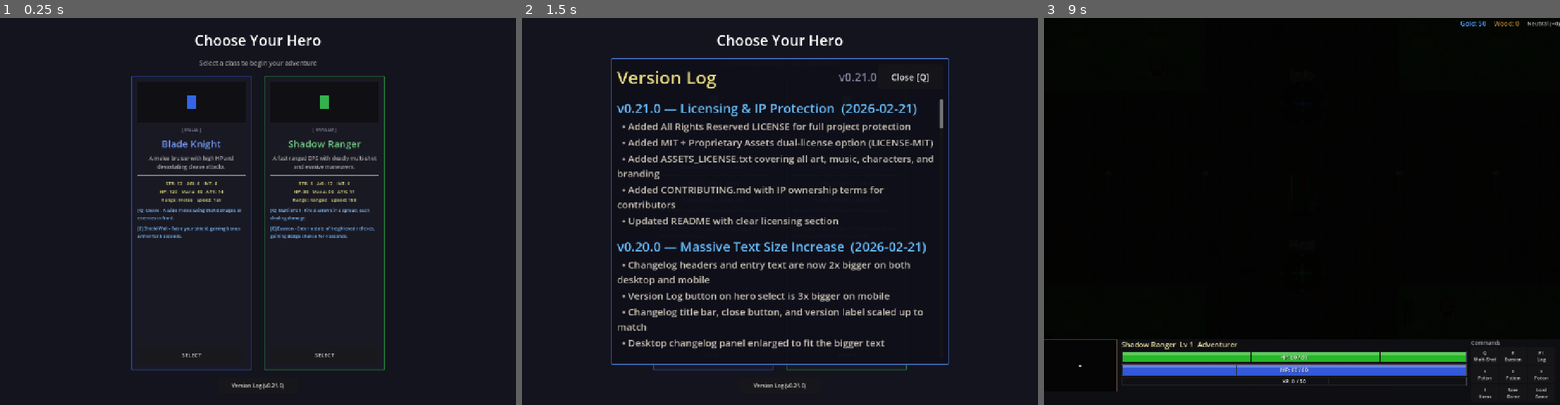
Above: before the commit, frames 1-3 (left to right).
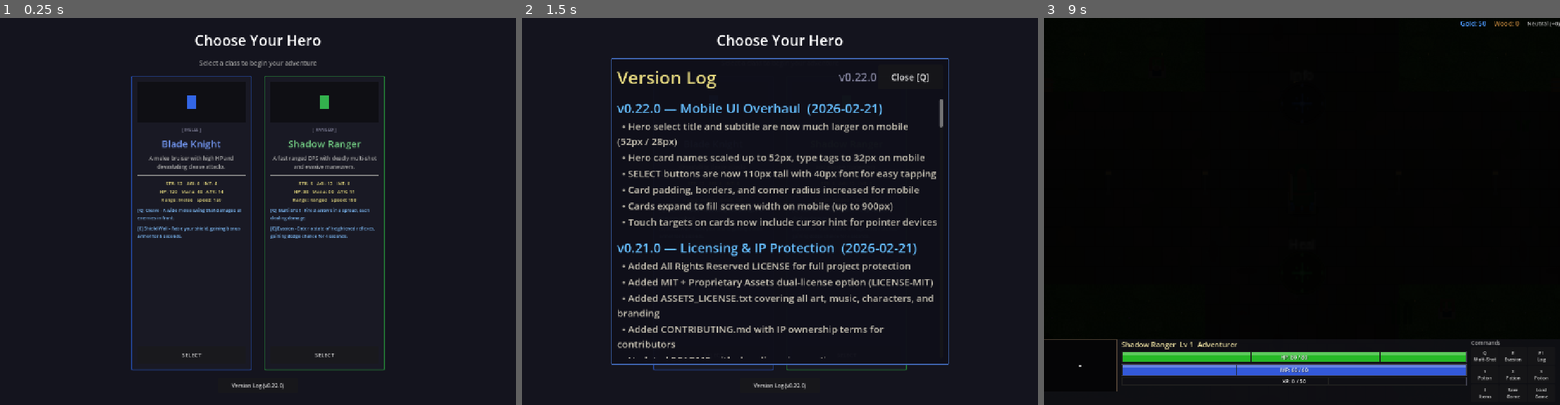
Above: after the commit, the same moments.

Repository: slxny/legends-open-rpg
Game: Godot game, scene res://scenes/main.tscn
The game is run twice, just before and just after one commit, with the same random seed, the same clock (stepped at 60 frames per second) and the same inputs.
Inputs (mouse positions are in pixels of both pictures, inside the frame that each line leads up to):
- Up to frame 1 (0.25 s): no input
- Up to frame 2 (1.5 s): click "Version Log (v0.21.0)" (after the commit: "Version Log (v0.22.0)") at 0.5 s; click "SELECT" at 1.25 s
- Up to frame 3 (9 s): click "SELECT" at 2 s; tap Enter at 2.75, 4.25, 5.75 s; move the mouse to (1415, 192) at 2.77 s; hold D (move_right) 2.78-3.5 s; hold Q (ability_1) 2.78-3.5 s; click (1415, 192) at 2.92 s; tap Space (attack) at 3.5, 6.5 s; drag from (1198, 230) to (1276, 288) at 3.52 s; move the mouse to (1353, 126) at 4.27 s; hold D (move_right) 4.28-5 s; hold Space (attack) 4.28-5 s; click (1353, 126) at 4.42 s; drag from (1276, 288) to (1147, 153) at 5.02 s; move the mouse to (1456, 269) at 5.77 s; hold A (move_left) 5.78-6.5 s; tap 1 at 5.85 s; click (1456, 269) at 5.92 s; drag from (1147, 153) to (1224, 114) at 6.52 s; move the mouse to (1327, 211) at 7.27 s; hold S (move_down) 7.28-8 s; tap 3 at 7.35 s; click (1327, 211) at 7.42 s; drag from (1224, 114) to (1198, 230) at 8.02 s; move the mouse to (1415, 192) at 8.77 s; hold W (move_up) from 8.78 s (still down); hold Q (ability_1) from 8.78 s (still down); click (1415, 192) at 8.92 s

The runs differ from the first frame. In frame 1, less than 0.1% of the frame differs, in the area x 53-54%, y 94-96%; in frame 2, 10%, in the area x 18-82%, y 14-96%; in frame 3, nothing differs.

Commit message:
Bump version to v0.22.0 — massively scale up mobile hero select UI
Hero card names 32→52px, type tags 18→32px, SELECT buttons 60→110px tall
with 40px font, card padding 20→28px, title 28→52px, subtitle 14→28px.
All mobile touch targets are now large enough to tap comfortably.

https://claude.ai/code/session_01LCtUrjV1tHn8Veu3YoYXZ4

Diff:
--- a/scenes/hero_select/hero_select.gd
+++ b/scenes/hero_select/hero_select.gd
@@ -37,15 +37,15 @@
 
 func _apply_responsive_layout() -> void:
 	if _is_mobile:
-		margin.add_theme_constant_override("margin_left", 16)
-		margin.add_theme_constant_override("margin_top", 24)
-		margin.add_theme_constant_override("margin_right", 16)
-		margin.add_theme_constant_override("margin_bottom", 24)
-		vbox.add_theme_constant_override("separation", 20)
-		title_label.add_theme_font_size_override("font_size", 28)
-		subtitle_label.add_theme_font_size_override("font_size", 14)
+		margin.add_theme_constant_override("margin_left", 20)
+		margin.add_theme_constant_override("margin_top", 30)
+		margin.add_theme_constant_override("margin_right", 20)
+		margin.add_theme_constant_override("margin_bottom", 30)
+		vbox.add_theme_constant_override("separation", 30)
+		title_label.add_theme_font_size_override("font_size", 52)
+		subtitle_label.add_theme_font_size_override("font_size", 28)
 		subtitle_label.add_theme_color_override("font_color", Color(0.6, 0.6, 0.6))
-		hero_container.add_theme_constant_override("separation", 20)
+		hero_container.add_theme_constant_override("separation", 30)
 		# Switch to vertical layout for mobile
 		if hero_container is HBoxContainer:
 			_switch_to_vertical_layout()
@@ -66,7 +66,7 @@
 	new_container.layout_mode = 2
 	new_container.size_flags_vertical = Control.SIZE_EXPAND_FILL
 	new_container.alignment = BoxContainer.ALIGNMENT_CENTER
-	new_container.add_theme_constant_override("separation", 14)
+	new_container.add_theme_constant_override("separation", 24)
 	var parent = hero_container.get_parent()
 	var idx = hero_container.get_index()
 	parent.remove_child(hero_container)
@@ -89,7 +89,7 @@
 func _create_mobile_hero_card(hero_key: String, data: Dictionary) -> PanelContainer:
 	var panel = PanelContainer.new()
 	var vp_w = get_viewport().get_visible_rect().size.x
-	var card_min_w = clampf(vp_w - 32, 240, 500)
+	var card_min_w = clampf(vp_w - 40, 300, 900)
 	panel.custom_minimum_size = Vector2(card_min_w, 0)
 	panel.size_flags_horizontal = Control.SIZE_EXPAND_FILL
 	_cards[hero_key] = panel
@@ -99,18 +99,18 @@
 	var style = StyleBoxFlat.new()
 	style.bg_color = Color(0.12, 0.12, 0.18)
 	style.border_color = hero_color
-	style.set_border_width_all(3)
-	style.set_corner_radius_all(12)
-	style.set_content_margin_all(20)
+	style.set_border_width_all(4)
+	style.set_corner_radius_all(16)
+	style.set_content_margin_all(28)
 	panel.add_theme_stylebox_override("panel", style)
 
 	var card_vbox = VBoxContainer.new()
-	card_vbox.add_theme_constant_override("separation", 8)
+	card_vbox.add_theme_constant_override("separation", 14)
 	card_vbox.alignment = BoxContainer.ALIGNMENT_CENTER
 
 	# Color bar accent at top
 	var color_bar = ColorRect.new()
-	color_bar.custom_minimum_size = Vector2(0, 6)
+	color_bar.custom_minimum_size = Vector2(0, 10)
 	color_bar.color = hero_color
 	card_vbox.add_child(color_bar)
 
@@ -118,7 +118,7 @@
 	var name_label = Label.new()
 	name_label.text = data.get("name", "Unknown").to_upper()
 	name_label.horizontal_alignment = HORIZONTAL_ALIGNMENT_CENTER
-	name_label.add_theme_font_size_override("font_size", 32)
+	name_label.add_theme_font_size_override("font_size", 52)
 	name_label.add_theme_color_override("font_color", hero_color.lightened(0.3))
 	card_vbox.add_child(name_label)
 
@@ -130,34 +130,34 @@
 		"agility": type_label.text = "RANGED"
 		"intelligence": type_label.text = "CASTER"
 	type_label.horizontal_alignment = HORIZONTAL_ALIGNMENT_CENTER
-	type_label.add_theme_font_size_override("font_size", 18)
+	type_label.add_theme_font_size_override("font_size", 32)
 	type_label.add_theme_color_override("font_color", Color(0.6, 0.6, 0.7))
 	card_vbox.add_child(type_label)
 
 	# Big SELECT button — easy to tap
 	var button = Button.new()
 	button.text = "SELECT"
-	button.custom_minimum_size = Vector2(0, 60)
-	button.add_theme_font_size_override("font_size", 22)
+	button.custom_minimum_size = Vector2(0, 110)
+	button.add_theme_font_size_override("font_size", 40)
 	button.size_flags_horizontal = Control.SIZE_EXPAND_FILL
 	button.pressed.connect(_on_hero_selected.bind(hero_key))
 
 	var btn_style = StyleBoxFlat.new()
 	btn_style.bg_color = hero_color.darkened(0.4)
-	btn_style.set_corner_radius_all(8)
-	btn_style.set_content_margin_all(8)
+	btn_style.set_corner_radius_all(12)
+	btn_style.set_content_margin_all(12)
 	button.add_theme_stylebox_override("normal", btn_style)
 
 	var btn_hover = StyleBoxFlat.new()
 	btn_hover.bg_color = hero_color.darkened(0.2)
-	btn_hover.set_corner_radius_all(8)
-	btn_hover.set_content_margin_all(8)
+	btn_hover.set_corner_radius_all(12)
+	btn_hover.set_content_margin_all(12)
 	button.add_theme_stylebox_override("hover", btn_hover)
 
 	var btn_pressed = StyleBoxFlat.new()
 	btn_pressed.bg_color = hero_color
-	btn_pressed.set_corner_radius_all(8)
-	btn_pressed.set_content_margin_all(8)
+	btn_pressed.set_corner_radius_all(12)
+	btn_pressed.set_content_margin_all(12)
 	button.add_theme_stylebox_override("pressed", btn_pressed)
 
 	card_vbox.add_child(button)
@@ -171,6 +171,7 @@
 		elif event is InputEventScreenTouch and event.pressed:
 			_on_hero_selected(hero_key)
 	)
+	panel.mouse_default_cursor_shape = Control.CURSOR_POINTING_HAND
 
 	return panel
 
@@ -331,7 +332,7 @@
 	bottom_bar.alignment = BoxContainer.ALIGNMENT_CENTER
 
 	var version_btn = Button.new()
-	version_btn.text = "Version Log (v0.21.0)"
+	version_btn.text = "Version Log (v0.22.0)"
 	var ver_btn_w = 480 if _is_mobile else 200
 	var ver_btn_h = 96 if _is_mobile else 36
 	var ver_font_size = 33 if _is_mobile else 13
--- a/scenes/ui/changelog_dialog.gd
+++ b/scenes/ui/changelog_dialog.gd
@@ -9,9 +9,22 @@
 var _is_visible: bool = false
 var _is_mobile: bool = false
 
-const GAME_VERSION := "v0.21.0"
+const GAME_VERSION := "v0.22.0"
 
 const CHANGELOG: Array[Dictionary] = [
+	{
+		"version": "v0.22.0",
+		"title": "Mobile UI Overhaul",
+		"date": "2026-02-21",
+		"entries": [
+			"Hero select title and subtitle are now much larger on mobile (52px / 28px)",
+			"Hero card names scaled up to 52px, type tags to 32px on mobile",
+			"SELECT buttons are now 110px tall with 40px font for easy tapping",
+			"Card padding, borders, and corner radius increased for mobile",
+			"Cards expand to fill screen width on mobile (up to 900px)",
+			"Touch targets on cards now include cursor hint for pointer devices",
+		]
+	},
 	{
 		"version": "v0.21.0",
 		"title": "Licensing & IP Protection",
